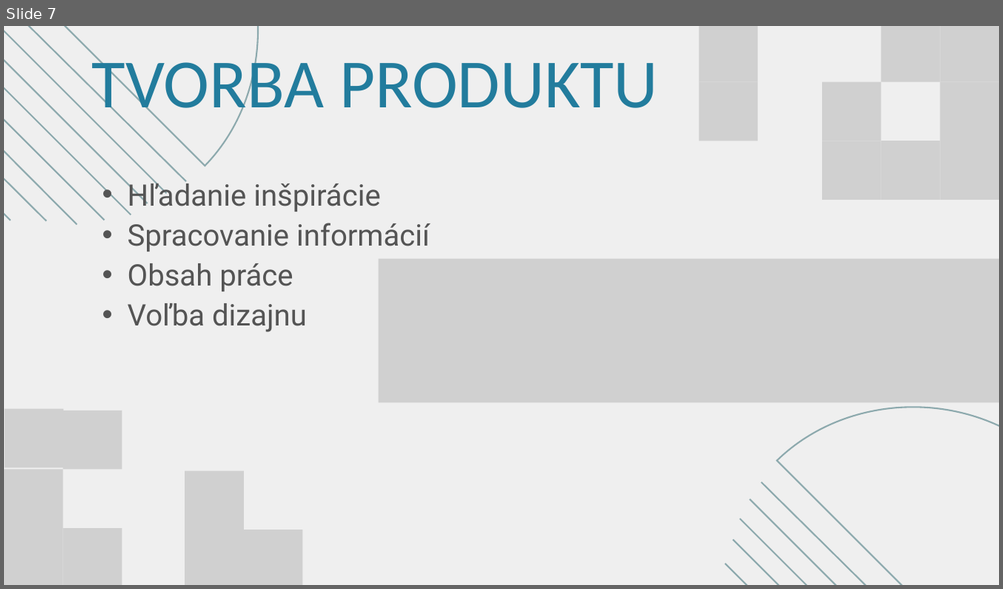
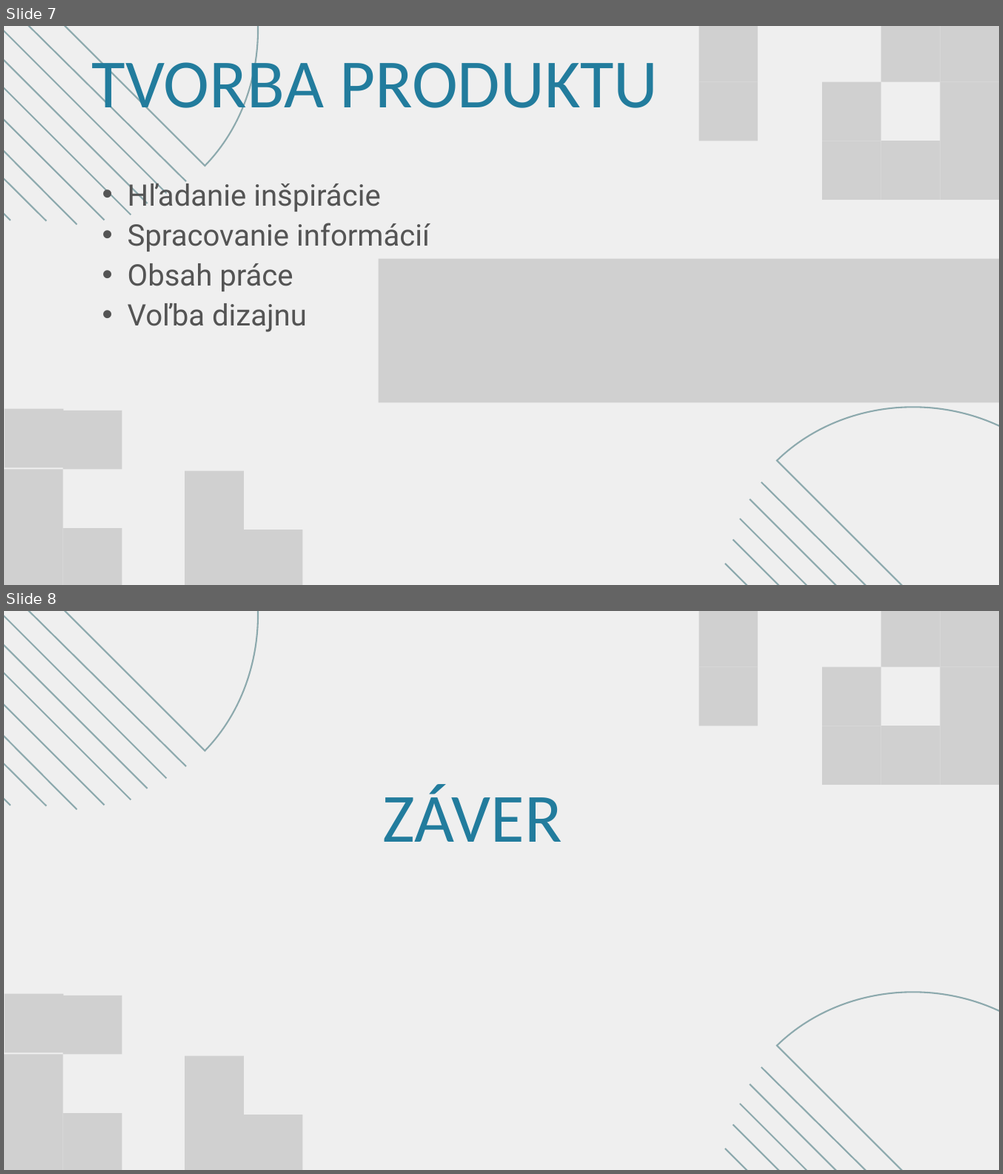
Before and after one commit to JaukoKakauko/Petrun_rocnikova, a slide deck: Prezentacia/Servery_obhajoba.pptx. Shown one above the other, each under a label of ours: slide 7 before the commit, slides 7 and 8 after it. The pictures are 1003x589 and 1003x1174 pixels, drawn with LibreOffice and Linux fonts; fonts in the diff are those of the drawing; grey boxes stand for pictures. Boxes give left, top, right and bottom in pixels: in the first picture for what was removed or moved away, otherwise in the second. Text is boxed around its words. In the diff, an @@ line names an element or a change of style, - is before the commit and + after.

```diff
--- a/Prezentacia/Servery_obhajoba.pptx
+++ b/Prezentacia/Servery_obhajoba.pptx
@@ slide 8 added at (4,611,999,1170), background #EFEFEF @@
@@ freeform shape added at (4,611,341,751), outline #8CA9AD 2.25 pt @@
@@ line added from (4, 611) to (186, 766), #8CA9AD 2.25 pt @@
@@ line added from (4, 611) to (167, 778), #8CA9AD 2.25 pt @@
@@ line added from (4, 611) to (148, 789), #8CA9AD 2.25 pt @@
@@ line added from (4, 611) to (131, 800), #8CA9AD 2.25 pt @@
@@ line added from (4, 611) to (105, 806), #8CA9AD 2.25 pt @@
@@ line added from (4, 611) to (77, 809), #8CA9AD 2.25 pt @@
@@ line added from (4, 624) to (46, 806), #8CA9AD 2.25 pt @@
@@ picture added at (699,611,758,667) @@
@@ picture added at (881,611,940,667) @@
@@ picture added at (939,611,999,667) @@
@@ line added from (4, 661) to (11, 806), #8CA9AD 2.25 pt @@
@@ picture added at (699,667,758,726) @@
@@ picture added at (822,667,881,726) @@
@@ picture added at (939,667,999,726) @@
@@ picture added at (822,726,881,785) @@
@@ picture added at (881,726,940,785) @@
@@ picture added at (939,726,999,785) @@
@@ text added at (382,785,561,842), 100 pt, text #227C9D @@
+ZÁVER
@@ freeform shape added at (777,908,999,1170), outline #8CA9AD 2.25 pt @@
@@ picture added at (5,994,64,1053) @@
@@ picture added at (63,995,122,1054) @@
@@ picture added at (4,1054,63,1113) @@
@@ picture added at (185,1056,244,1115) @@
@@ line added from (761, 1068) to (999, 1170), #8CA9AD 2.25 pt @@
@@ line added from (749, 1085) to (999, 1170), #8CA9AD 2.25 pt @@
@@ picture added at (4,1113,63,1170) @@
@@ picture added at (63,1113,122,1170) @@
@@ picture added at (185,1115,244,1170) @@
@@ picture added at (244,1115,303,1170) @@
@@ line added from (740, 1104) to (999, 1170), #8CA9AD 2.25 pt @@
@@ line added from (732, 1125) to (987, 1170), #8CA9AD 2.25 pt @@
@@ line added from (725, 1149) to (962, 1170), #8CA9AD 2.25 pt @@
```
Also in this commit, not shown: 2 slides changed, 1 slide removed.
